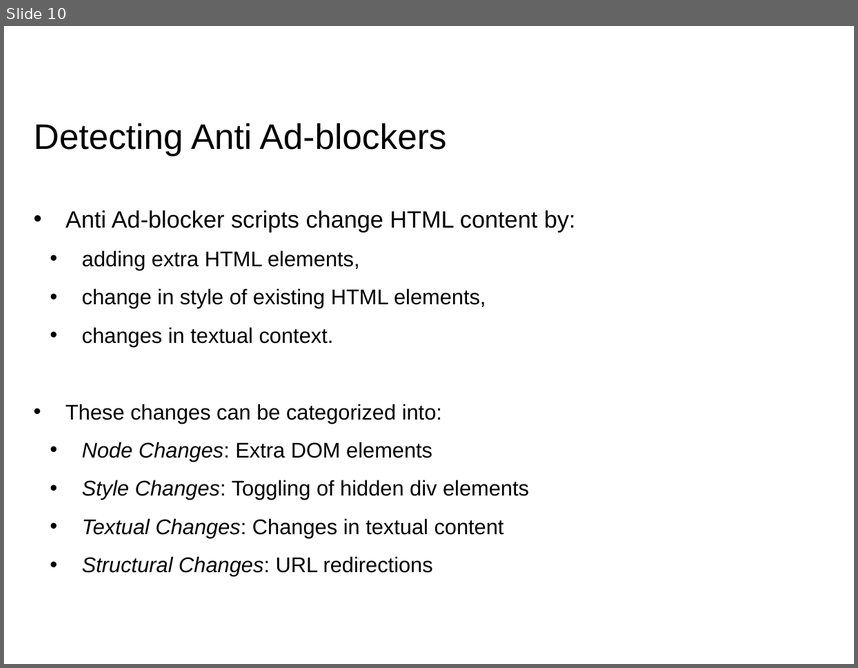
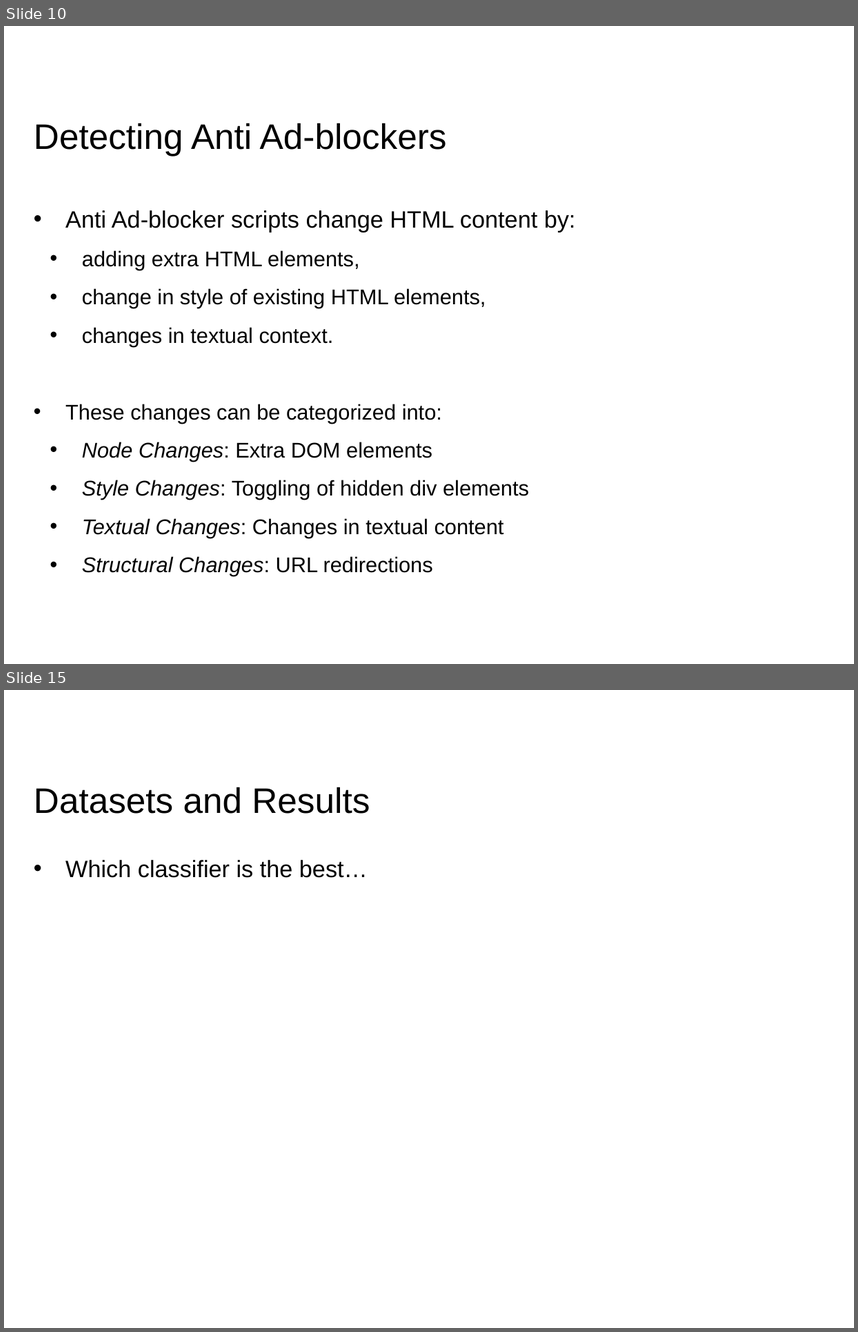
Before and after one commit to RohitPanda/seminar-blocking-adblockers, a slide deck: ppt/Seminar - Rohit & Rohit.pptx. Shown one above the other, each under a label of ours: slide 10 before the commit, slides 10 and 15 after it; the slides between them are not shown. The pictures are 858x668 and 858x1332 pixels, drawn with LibreOffice and Linux fonts; fonts in the diff are those of the drawing; background and template pictures are left out. Boxes give left, top, right and bottom in pixels: in the first picture for what was removed or moved away, otherwise in the second. Text is boxed around its words. In the diff, an @@ line names an element or a change of style, - is before the commit and + after.

```diff
--- a/ppt/Seminar - Rohit & Rohit.pptx
+++ b/ppt/Seminar - Rohit & Rohit.pptx
@@ slide 15 added at [4, 690, 854, 1328], background #FFFFFF @@
@@ title added at [34, 787, 370, 814], 30 pt, text #000000 @@
+Datasets and Results
@@ text added at [65, 860, 368, 878], 20 pt, text #000000 @@
+• Which classifier is the best…
```
Also in this commit, not shown: 6 slides changed, 15 other slides added, 3 other files.
